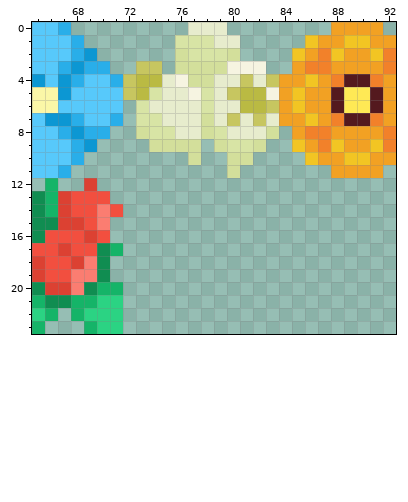
File history of a pixel-art file, growth_sprites/spritesheets/items_spritesheet.aseprite. The picture above was drawn from the file before the commit.
144x24 pixels, 1 frame. Colours within 5 levels of each other are drawn and written as one. Shown: x 65..92, y 0..23.
The same view after the edit:
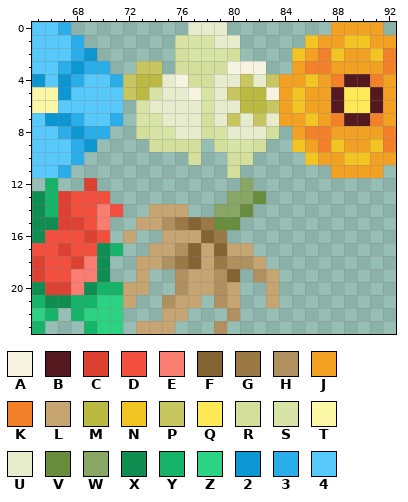
Palette (. is transparent): A #f6f4e1  B #54191e  C #dc4132  D #f24f3f  E #fb7d71  F #846432  G #9a7945  H #b0905e  J #f2a123  K #f2812a  L #c6a572  M #baba43  N #f2c523  P #c7c660  Q #ffe955  R #d3df9b  S #d8e4a5  T #fbf7a7  U #e7eccd  V #678d3d  W #88a765  X #108d51  Y #15b468  Z #2bd383  2 #0c97d3  3 #29aee9  4 #57c9fb
Changes in this commit:
@@ x 70..85 @@
 11 ..........R.....
-12 ................
-13 D...............
-14 ED..............
-15 E...............
-16 D...............
-17 XY..............
-18 X...............
-19 X...............
-20 YY..............
-21 ZZ..............
-22 ZZ..............
-23 ZZ..............
+12 ...........W....
+13 D.........WWV...
+14 ED..LLL..WWV....
+15 E..LLHGFGVV.....
+16 D.L..LLLFG......
+17 XY..LLHFLFLL....
+18 X..LLHGFLGHHL...
+19 X..L..HLLHF.HL..
+20 YYLL..HLLHL..L..
+21 ZZL..HLL.HL..L..
+22 ZZ...LL...H.....
+23 ZZ.LLL...H......
